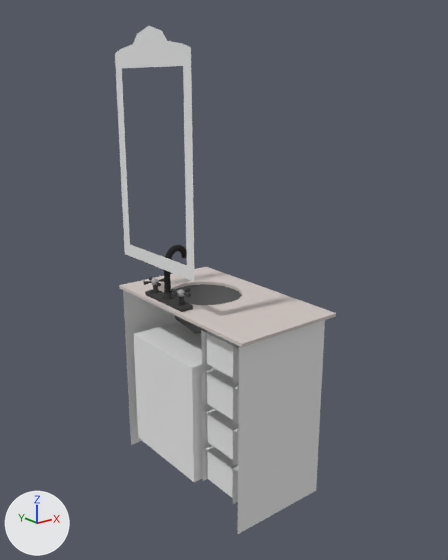
The Blender file Assets/models/house/floor02/bathroom_e/bathroom01_sink_armature.blend, before and after one commit.
The view is the same before and after, from a camera (50 mm lens) standing at (-2.38, -3.17, 2.59) and looking at (0.01, -0.19, 1.39). Lighting does not change. The marker at lower left points along +X, +Y and +Z.

Names of what the first picture shows: 'base', 'counter_top', 'drawer_4', 'drawer_4.001', 'drawer_4.002', 'drawer_4.003', 'mirror_frame', 'sink_basin'.
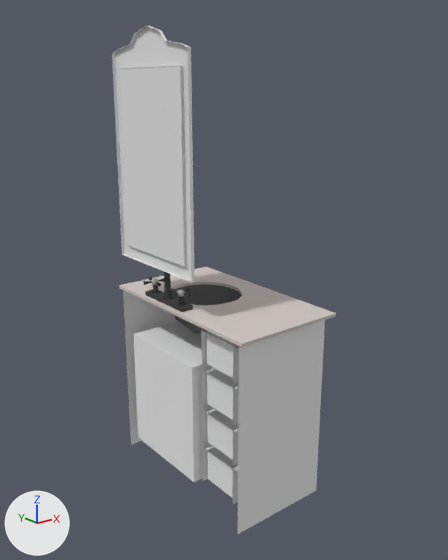
Scene script edits in JSON lines:
```json
{"block": "me_plane_001", "where": "# used by ob_mirror_frame; location = (-0.378, 0.0, 2.189); rotation_euler = (0.0, 1.571, 0.0), in degrees (0, 90, 0); scale = (0.578, 0.397, 0.374)"}
{"op": "remove", "block": "me_plane_001", "code": "me_plane_001.from_pydata(...)  # 35 vertices, 21 faces; spans x -1.24..1.18, y -1.0..1.0, z 0.0"}
{"op": "add", "block": "me_plane_001", "code": "me_plane_001.from_pydata(...)  # 63 vertices, 49 faces; spans x -1.24..1.18, y -1.0..1.0, z -0.06..0.0"}
{"block": "me_plane_001", "change": "me_plane_001 part 1"}
{"block": "me_plane_001", "change": "28 new vertices lie (0.0, 0.0, -0.06) away from vertices in x -1.24..1.18, y -1.0..1.0, z 0.0"}
{"block": "me_plane_001", "change": "28 new faces join them"}
{"op": "add", "block": "me_plane_003", "code": ["me_plane_003 = bpy.data.meshes.new('Plane.003')", "me_plane_003.from_pydata([(0.0, -0.326, 0.589), (0.0, -0.326, -0.51), (0.0, 0.326, 0.589), (0.0, 0.326, -0.51)], [], [(0, 1, 3, 2)])"]}
{"op": "add", "block": "ob_mirror_glass", "code": ["ob_mirror_glass = bpy.data.objects.new('mirror_glass', me_plane_003)", "ob_mirror_glass.parent = ob_mirror", "ob_mirror_glass.matrix_parent_inverse = Matrix(((1.0, 0.0, 0.0, 0.398), (0.0, 1.0, 0.0, 0.0), (0.0, 0.0, 1.0, -2.207), (0.0, 0.0, 0.0, 1.0)))", "ob_mirror_glass.location = (-0.396, 0.0, 2.096)"]}
{"op": "add", "block": "ob_mirror", "code": ["ob_mirror = bpy.data.objects.new('mirror', None)", "ob_mirror.location = (-0.398, 0.0, 2.207)"]}
{"op": "add", "block": "ob_mirror_glass_dirty", "code": ["ob_mirror_glass_dirty = bpy.data.objects.new('mirror_glass_dirty', me_plane_003.copy())", "ob_mirror_glass_dirty.parent = ob_mirror", "ob_mirror_glass_dirty.matrix_parent_inverse = Matrix(((1.0, 0.0, 0.0, 0.398), (0.0, 1.0, 0.0, 0.0), (0.0, 0.0, 1.0, -2.207), (0.0, 0.0, 0.0, 1.0)))", "ob_mirror_glass_dirty.location = (-0.391, 0.0, 2.096)"]}
```

What differs and where, as boxes (x1, y1, x2, y2) in the pictures (448 x 560 px):
```json
{"object": "mirror_glass", "change": "added", "after": [119, 66, 185, 267]}
{"object": "mirror_frame", "change": "reshaped", "before": [115, 26, 195, 282], "after": [112, 26, 195, 283]}
{"object": "mirror_glass_dirty", "change": "added", "after": [181, 71, 185, 249]}
{"part": 1, "of": "me_plane_001", "change": "added", "after": [112, 26, 195, 283]}
```
